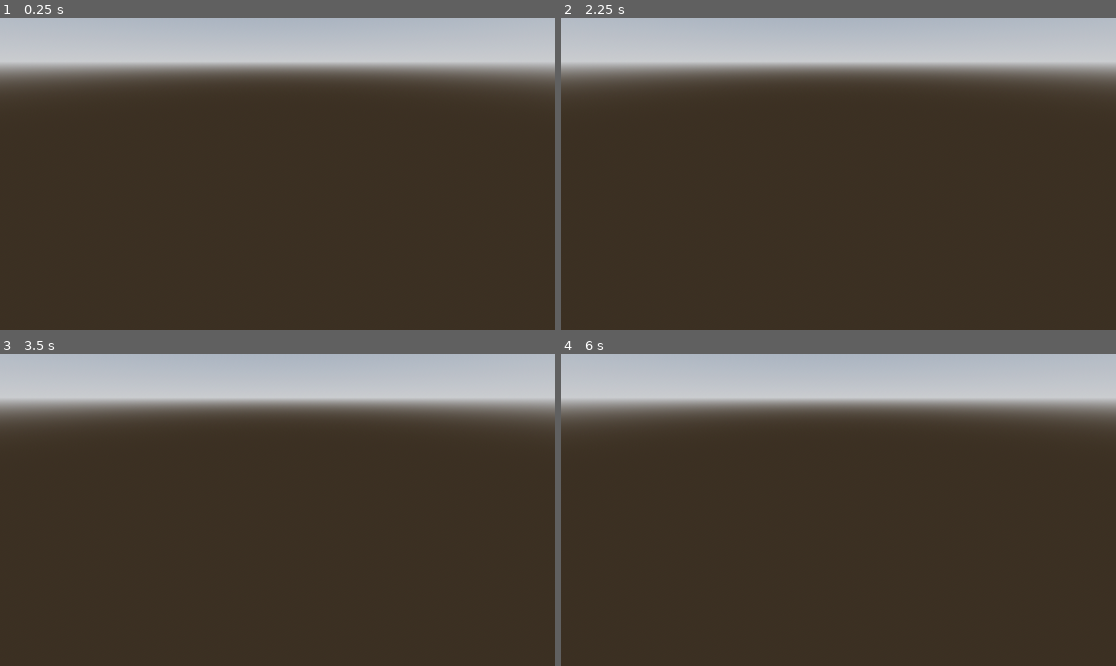
Above: before the commit, frames 1-4 (two rows, left to right).
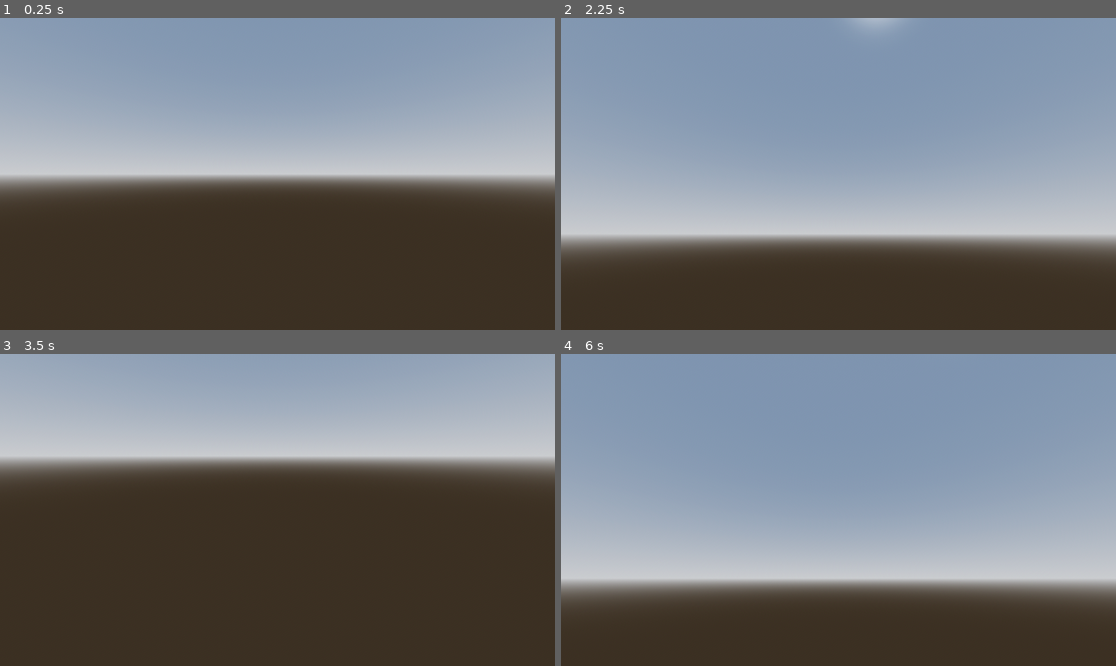
Above: after the commit, the same moments.

Repository: Jean1000levrai/cave-generation
Game: Godot game, scene res://scenes/generation.tscn
Same seed, same stepped clock (60 frames per second), same inputs: the game is played once before the commit and once after it.
Inputs (mouse positions are in pixels of both pictures, inside the frame that each line leads up to):
- Up to frame 1 (0.25 s): no input
- Up to frame 2 (2.25 s): tap Enter at 0.5 s; move the mouse to (960, 158) at 0.52 s; hold Down (cam_backward, bound only after the commit) 0.53-1.28 s; tap Up (cam_forward, bound only after the commit) at 0.8, 1.35 s; move the mouse to (727, 189) at 1.27 s; tap A (cam_left, bound only after the commit) at 1.55 s; tap Space at 2 s; move the mouse to (894, 105) at 2.02 s; hold A (cam_left, bound only after the commit) from 2.03 s (still down)
- Up to frame 3 (3.5 s): tap D (cam_right, bound only after the commit) at 2.3, 2.85 s; tap Enter at 2.75 s; move the mouse to (249, 572) at 2.77 s; release A (cam_left, bound only after the commit) at 2.78 s; tap Down (cam_backward, bound only after the commit) at 3.05 s
- Up to frame 4 (6 s): tap Space at 3.5, 5.75 s; move the mouse to (1005, 556) at 3.52 s; hold Down (cam_backward, bound only after the commit) 3.53-4.28 s; tap Up (cam_forward, bound only after the commit) at 3.8, 4.35 s; move the mouse to (672, 463) at 4.27 s; tap A (cam_left, bound only after the commit) at 4.55 s; tap Enter at 5 s; move the mouse to (866, 510) at 5.02 s; hold A (cam_left, bound only after the commit) 5.03-5.78 s; tap D (cam_right, bound only after the commit) at 5.3, 5.85 s; move the mouse to (755, 432) at 5.77 s

The runs differ from the first frame. In frame 1, 55% of the frame differs, in the area x 0-100%, y 0-58%; in frame 2, 75%; in frame 3, 38%; in frame 4, 78%, in the area x 0-100%, y 0-81%.

Commit message:
moving debug cam

Diff:
--- a/cave-generator/project.godot
+++ b/cave-generator/project.godot
@@ -8,9 +8,40 @@
 
 config_version=5
 
+[animation]
+
+compatibility/default_parent_skeleton_in_mesh_instance_3d=true
+
 [application]
 
 config/name="Cave Generator"
 run/main_scene="uid://dbuep8cl2xpca"
-config/features=PackedStringArray("4.5", "Forward Plus")
+config/features=PackedStringArray("4.6", "Forward Plus")
 config/icon="res://icon.svg"
+
+[input]
+
+cam_forward={
+"deadzone": 0.2,
+"events": [Object(InputEventKey,"resource_local_to_scene":false,"resource_name":"","device":-1,"window_id":0,"alt_pressed":false,"shift_pressed":false,"ctrl_pressed":false,"meta_pressed":false,"pressed":false,"keycode":0,"physical_keycode":4194320,"key_label":0,"unicode":0,"location":0,"echo":false,"script":null)
+, Object(InputEventKey,"resource_local_to_scene":false,"resource_name":"","device":-1,"window_id":0,"alt_pressed":false,"shift_pressed":false,"ctrl_pressed":false,"meta_pressed":false,"pressed":false,"keycode":0,"physical_keycode":87,"key_label":0,"unicode":122,"location":0,"echo":false,"script":null)
+]
+}
+cam_backward={
+"deadzone": 0.2,
+"events": [Object(InputEventKey,"resource_local_to_scene":false,"resource_name":"","device":-1,"window_id":0,"alt_pressed":false,"shift_pressed":false,"ctrl_pressed":false,"meta_pressed":false,"pressed":false,"keycode":0,"physical_keycode":4194322,"key_label":0,"unicode":0,"location":0,"echo":false,"script":null)
+, Object(InputEventKey,"resource_local_to_scene":false,"resource_name":"","device":-1,"window_id":0,"alt_pressed":false,"shift_pressed":false,"ctrl_pressed":false,"meta_pressed":false,"pressed":false,"keycode":0,"physical_keycode":87,"key_label":0,"unicode":122,"location":0,"echo":false,"script":null)
+]
+}
+cam_right={
+"deadzone": 0.2,
+"events": [Object(InputEventKey,"resource_local_to_scene":false,"resource_name":"","device":-1,"window_id":0,"alt_pressed":false,"shift_pressed":false,"ctrl_pressed":false,"meta_pressed":false,"pressed":false,"keycode":0,"physical_keycode":68,"key_label":0,"unicode":100,"location":0,"echo":false,"script":null)
+, Object(InputEventKey,"resource_local_to_scene":false,"resource_name":"","device":-1,"window_id":0,"alt_pressed":false,"shift_pressed":false,"ctrl_pressed":false,"meta_pressed":false,"pressed":false,"keycode":0,"physical_keycode":4194321,"key_label":0,"unicode":0,"location":0,"echo":false,"script":null)
+]
+}
+cam_left={
+"deadzone": 0.2,
+"events": [Object(InputEventKey,"resource_local_to_scene":false,"resource_name":"","device":-1,"window_id":0,"alt_pressed":false,"shift_pressed":false,"ctrl_pressed":false,"meta_pressed":false,"pressed":false,"keycode":0,"physical_keycode":65,"key_label":0,"unicode":113,"location":0,"echo":false,"script":null)
+, Object(InputEventKey,"resource_local_to_scene":false,"resource_name":"","device":-1,"window_id":0,"alt_pressed":false,"shift_pressed":false,"ctrl_pressed":false,"meta_pressed":false,"pressed":false,"keycode":0,"physical_keycode":4194319,"key_label":0,"unicode":0,"location":0,"echo":false,"script":null)
+]
+}
--- a/cave-generator/scenes/camera.tscn
+++ b/cave-generator/scenes/camera.tscn
@@ -1,3 +1,10 @@
 [gd_scene format=3 uid="uid://bu8vw2j7pnnne"]
 
+[ext_resource type="Script" uid="uid://cdgtxitgxrdd8" path="res://scripts/camera_3d.gd" id="1_cvpoc"]
+[ext_resource type="Script" uid="uid://dgl0akx1yno3x" path="res://scripts/cam_mvt.gd" id="1_kod1s"]
+
 [node name="Camera" type="Node3D" unique_id=1098878836]
+script = ExtResource("1_kod1s")
+
+[node name="Camera3D" type="Camera3D" parent="." unique_id=907225131]
+script = ExtResource("1_cvpoc")
--- a/cave-generator/scenes/generation.tscn
+++ b/cave-generator/scenes/generation.tscn
@@ -1,6 +1,7 @@
 [gd_scene format=3 uid="uid://dbuep8cl2xpca"]
 
 [ext_resource type="Script" uid="uid://dlaofliu603rq" path="res://scripts/terrain.gd" id="1_1bwju"]
+[ext_resource type="PackedScene" uid="uid://bu8vw2j7pnnne" path="res://scenes/camera.tscn" id="1_tqrgb"]
 
 [sub_resource type="ProceduralSkyMaterial" id="ProceduralSkyMaterial_rfqa3"]
 sky_horizon_color = Color(0.66224277, 0.6717428, 0.6867428, 1)
@@ -15,11 +16,14 @@
 tonemap_mode = 2
 glow_enabled = true
 
-[sub_resource type="FastNoiseLite" id="FastNoiseLite_1bwju"]
+[sub_resource type="FastNoiseLite" id="FastNoiseLite_tqrgb"]
 noise_type = 0
 metadata/_preview_in_3d_space_ = true
 
 [node name="generator" type="Node3D" unique_id=416190360]
+
+[node name="Camera" parent="." unique_id=1098878836 instance=ExtResource("1_tqrgb")]
+transform = Transform3D(1, 0, 0, 0, 1, 0, 0, 0, 1, -44.454338, 0, 0)
 
 [node name="DirectionalLight3D" type="DirectionalLight3D" parent="." unique_id=1423873297]
 transform = Transform3D(-0.8660254, -0.43301278, 0.25, 0, 0.49999997, 0.86602545, -0.50000006, 0.75, -0.43301266, 0, 0, 0)
@@ -29,11 +33,7 @@
 environment = SubResource("Environment_b4h4x")
 
 [node name="Terrain" type="MeshInstance3D" parent="." unique_id=1295411162]
-transform = Transform3D(1, 0, 0, 0, 1, 0, 0, 0, 1, 0.21946335, 102.97772, -5.189331)
+transform = Transform3D(1, 0, 0, 0, 1, 0, 0, 0, 1, 3.8661785, -5.022278, -5.189331)
 script = ExtResource("1_1bwju")
 grid_size = 2.0
-resolution = 4
-noise = SubResource("FastNoiseLite_1bwju")
-
-[node name="Camera3D" type="Camera3D" parent="." unique_id=15912304]
-transform = Transform3D(1, 0, 0, 0, 0.8749833, 0.4841531, 0, -0.4841531, 0.8749833, -14.157669, 72.36346, 190.30826)
+noise = SubResource("FastNoiseLite_tqrgb")
--- /dev/null
+++ b/cave-generator/scripts/cam_mvt.gd
@@ -0,0 +1,41 @@
+extends Node3D
+
+@export var sensitivity := 0.002
+@export var speed := 5.0
+@export var min_pitch := deg_to_rad(-80)
+@export var max_pitch := deg_to_rad(80)
+
+@onready var camera: Camera3D = $Camera3D
+
+var pitch := 0.0
+
+func _ready():
+	Input.set_mouse_mode(Input.MOUSE_MODE_CAPTURED)
+
+func _unhandled_input(event):
+	if event is InputEventMouseMotion:
+		# yaw (left/right)
+		rotate_y(-event.relative.x * sensitivity)
+
+		# pitch (up/down)
+		pitch -= event.relative.y * sensitivity
+		pitch = clamp(pitch, min_pitch, max_pitch)
+
+		camera.rotation.x = pitch
+
+func _process(delta):
+	var input_dir := Vector3.ZERO
+
+	if Input.is_action_pressed("cam_forward"):
+		input_dir -= transform.basis.z
+	if Input.is_action_pressed("cam_backward"):
+		input_dir += transform.basis.z
+	if Input.is_action_pressed("cam_left"):
+		input_dir -= transform.basis.x
+	if Input.is_action_pressed("cam_right"):
+		input_dir += transform.basis.x
+
+	input_dir.y = 0
+	input_dir = input_dir.normalized()
+
+	position += input_dir * speed * delta
--- /dev/null
+++ b/cave-generator/scripts/camera_3d.gd
@@ -0,0 +1 @@
+extends Camera3D
--- a/cave-generator/scripts/terrain.gd
+++ b/cave-generator/scripts/terrain.gd
@@ -37,22 +37,25 @@
 
 func generate_density_field() -> void:
 	density_field.resize(resolution)
-	var y = 1
 
 	for x in range(resolution):
 		density_field[x] = []
 		density_field[x].resize(resolution)
-		# for y in range(resolution):
-		density_field[x][y] = []
-		density_field[x][y].resize(resolution)
-		for z in range(resolution):
-			density_field[x][y][z] = noise.get_noise_3d(x, y, z)
-			print(density_field[x][y][z])
 
-			var mesh_instance = MeshInstance3D.new()
-			mesh_instance.mesh = BoxMesh.new()
-			add_child(mesh_instance)
-			mesh_instance.position = Vector3(x, y, z)
+		for y in range(resolution):
+			density_field[x][y] = []
+			density_field[x][y].resize(resolution)
+
+			for z in range(resolution):
+				var value = noise.get_noise_3d(x, y, z)
+				density_field[x][y][z] = value
+
+				print(value)
+
+				var cube = MeshInstance3D.new()
+				cube.mesh = BoxMesh.new()
+				cube.position = Vector3(x, y, z)
+				add_child(cube)
 
 
 func marching_cubes() -> void:
Not shown, added: cave-generator/scripts/cam_mvt.gd.uid
Not shown, added: cave-generator/scripts/camera_3d.gd.uid
